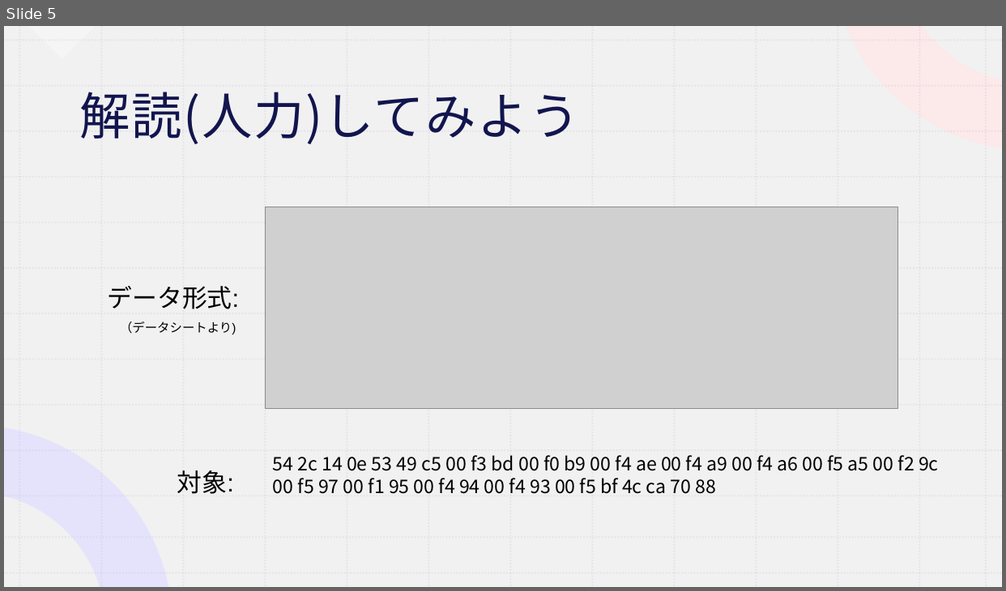
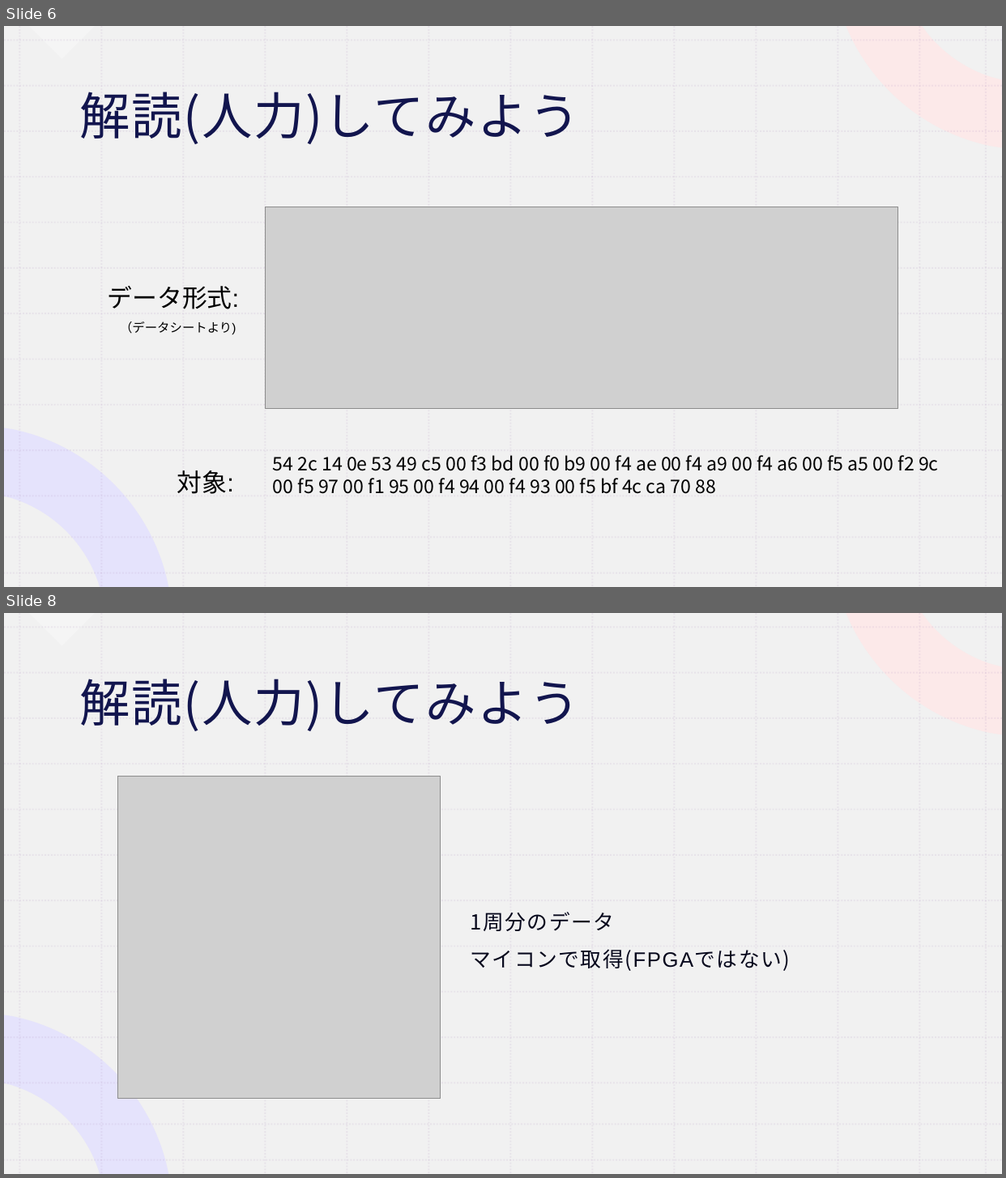
Before and after one commit to koki0517/KOBO_FPGA, a slide deck: 前期最終発表.pptx. Shown one above the other, each under a label of ours: slide 5 before the commit, slides 6 and 8 after it; the slides between them are not shown. The pictures are 1006x591 and 1006x1178 pixels, drawn with LibreOffice and Linux fonts; fonts in the diff are those of the drawing; grey boxes stand for pictures. Boxes give left, top, right and bottom in pixels: in the first picture for what was removed or moved away, otherwise in the second. Text is boxed around its words. In the diff, an @@ line names an element or a change of style, - is before the commit and + after.

```diff
--- a/前期最終発表.pptx
+++ b/前期最終発表.pptx
@@ slide 8 added at (4, 613, 1002, 1174), background #FFFFFF; not listed: 28 template elements that a slide beside it also shows @@
@@ rectangle added at (4, 613, 1002, 1174), fill #FFFFFF @@
@@ rectangle added at (4, 613, 1002, 1174), fill #EEEEEE at 80% opacity @@
@@ right triangle added at (29, 613, 95, 646), fill #FFFFFF at 30% opacity @@
@@ freeform shape added at (658, 613, 1002, 748), fill #AAA1FE at 50% opacity @@
@@ freeform shape added at (846, 613, 1002, 735), fill #FFE7E7 at 80% opacity @@
@@ title added at (80, 679, 580, 731), 48.6 pt, text #12154E @@
+解読(人力)してみよう
@@ picture added at (117, 776, 441, 1099) @@
@@ text added at (471, 912, 791, 971), 20 pt, text #06071C @@
+1周分のデータ
+マイコンで取得(FPGAではない)
@@ freeform shape added at (4, 1023, 232, 1174), fill #220BFD at 20% opacity @@
@@ freeform shape added at (4, 1015, 168, 1174), fill #E3E0FF at 80% opacity @@
@@ group added at (4, 613, 1002, 1174): 26 lines @@
@@ group added at (4, 613, 1002, 1174): 26 lines @@
@@ group added at (4, 613, 1002, 1174): 26 lines @@
@@ group added at (4, 613, 1002, 1174): 26 lines @@
@@ what was slide 5 is now slide 6 @@
```
Also in this commit, not shown: 3 slides changed, 2 other slides added, 3 other files.
